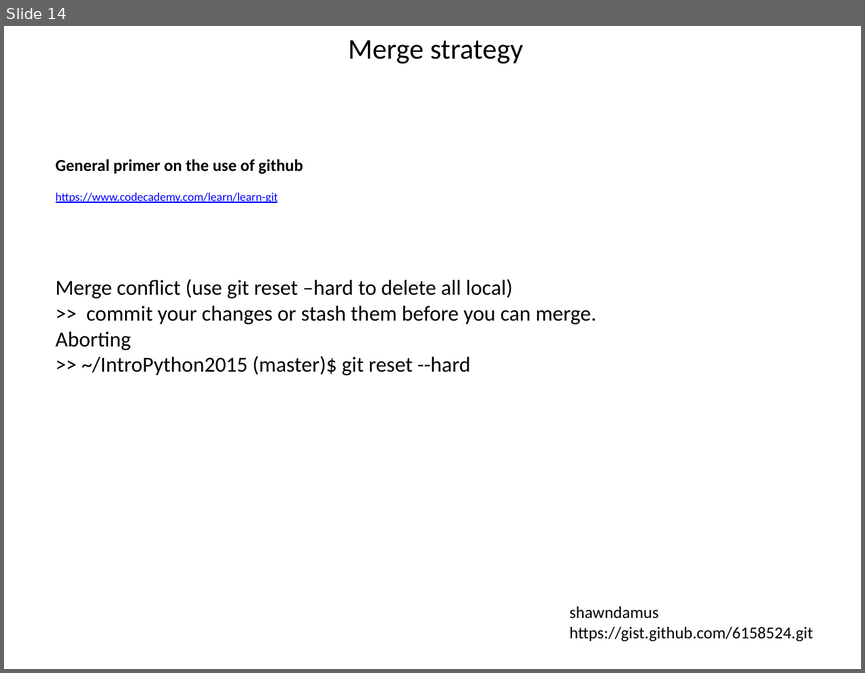
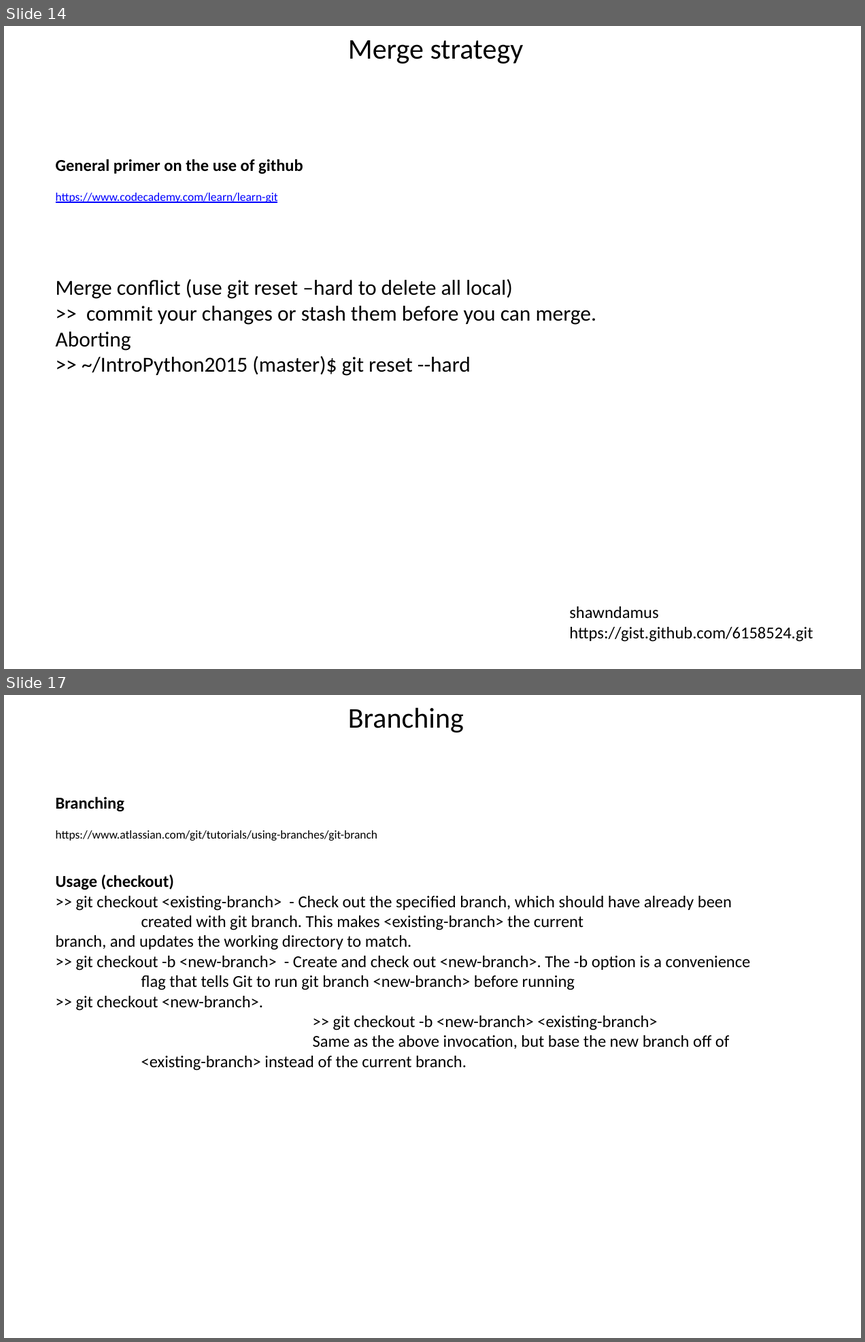
Before and after one commit to tycobass/IntroPython2015, a slide deck: students/eric_v/debris/Using_git.pptx. Shown one above the other, each under a label of ours: slide 14 before the commit, slides 14 and 17 after it; the slides between them are not shown. The pictures are 865x673 and 865x1342 pixels, drawn with LibreOffice and Linux fonts; fonts in the diff are those of the drawing. Boxes give left, top, right and bottom in pixels: in the first picture for what was removed or moved away, otherwise in the second. Text is boxed around its words. In the diff, an @@ line names an element or a change of style, - is before the commit and + after.

Commit message:
update Using_git

```diff
--- a/students/eric_v/debris/Using_git.pptx
+++ b/students/eric_v/debris/Using_git.pptx
@@ slide 17 added at [4,695,861,1338], background #FFFFFF @@
@@ text added at [348,707,464,733], 24 pt, text #000000 @@
+Branching
@@ text added at [56,796,378,841], 10 pt, text #000000 @@
+Branching
+https://www.atlassian.com/git/tutorials/using-branches/git-branch
@@ text added at [56,875,751,1070], 14 pt, text #000000 @@
+Usage (checkout)
+>> git checkout <existing-branch> - Check out the specified branch, which should have already been created with git branch. This makes <existing-branch> the current branch, and updates the working directory to match.
+>> git checkout -b <new-branch> - Create and check out <new-branch>. The -b option is a convenience flag that tells Git to run git branch <new-branch> before running >> git checkout <new-branch>.
+>> git checkout -b <new-branch> <existing-branch>
+Same as the above invocation, but base the new branch off of <existing-branch> instead of the current branch.
```
Also in this commit, not shown: 1 slide changed, 2 other slides added, 1 other file.
